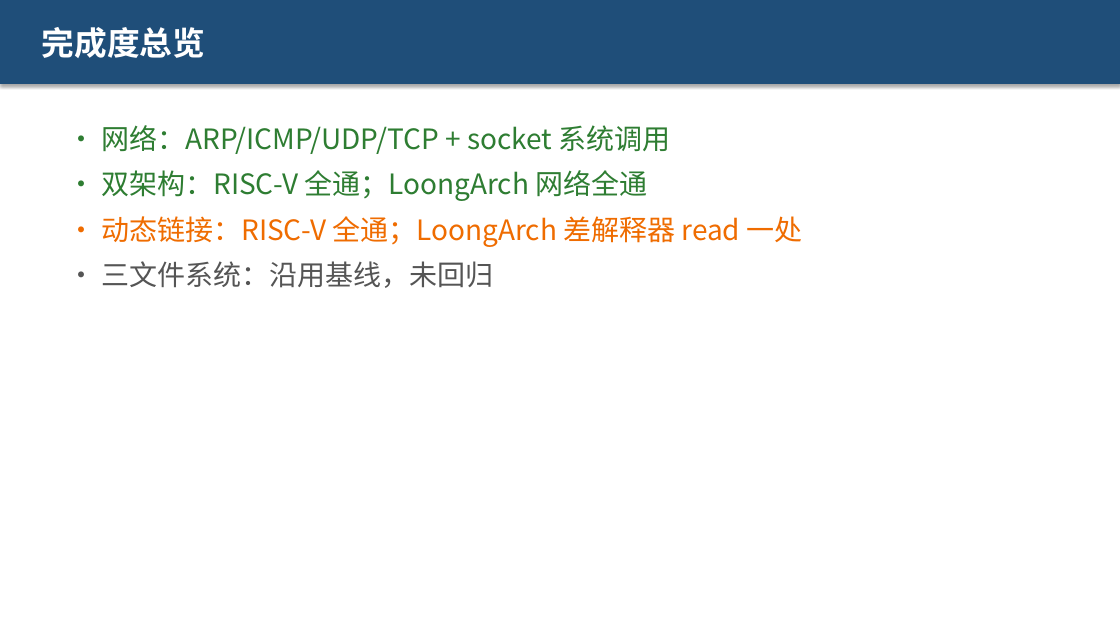
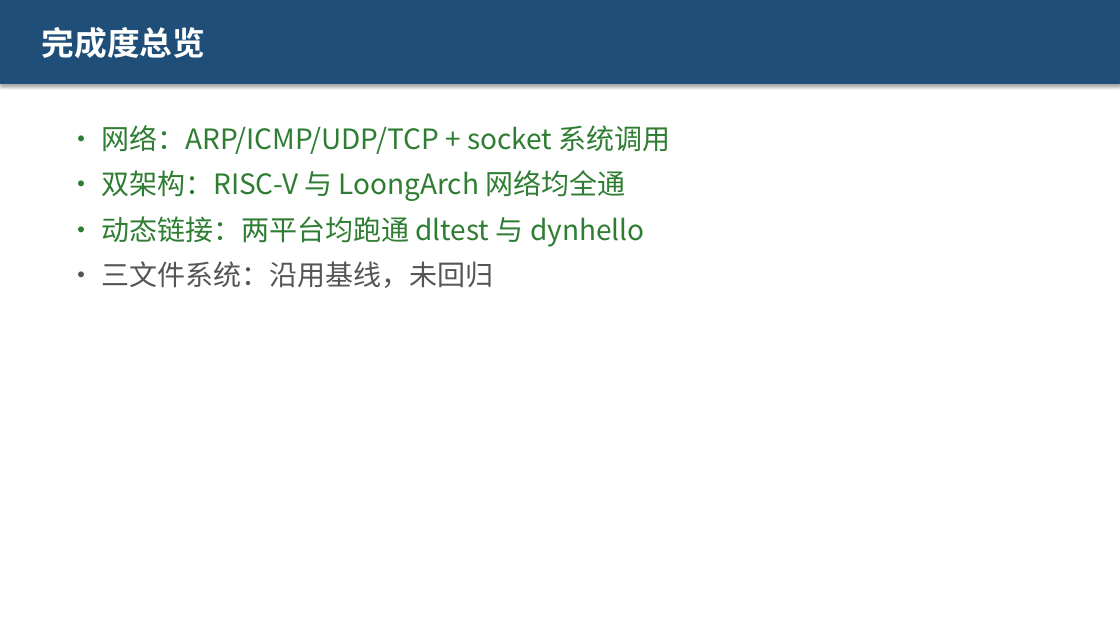
Before and after one commit to sandwich-xz/xv6-proj6, a slide deck: slide 3 of docs/proj6/答辩演示.pptx. Drawn at 1120x630 pixels with LibreOffice and Linux fonts; fonts in the diff are those of the drawing. Boxes give left, top, right and bottom in pixels: in the first picture for what was removed or moved away, otherwise in the second. Text is boxed around its words. In the diff, an @@ line names an element or a change of style, - is before the commit and + after.

Commit message:
docs: LA dynhello 实际可跑通（慢在磁盘中断未接），同步 README/设计文档/PPT/交接说明

```diff
--- a/docs/proj6/答辩演示.pptx
+++ b/docs/proj6/答辩演示.pptx
@@ text at (101, 170, 644, 247): text changed; text colour #EF6C00 to #2E7D32 @@
-• 双架构：RISC-V 全通；LoongArch 网络全通
-• 动态链接：RISC-V 全通；LoongArch 差解释器 read 一处
+• 双架构：RISC-V 与 LoongArch 网络均全通
+• 动态链接：两平台均跑通 dltest 与 dynhello
```
Also in this commit, not shown: 1 slide added, 1 slide removed, 3 other files.
